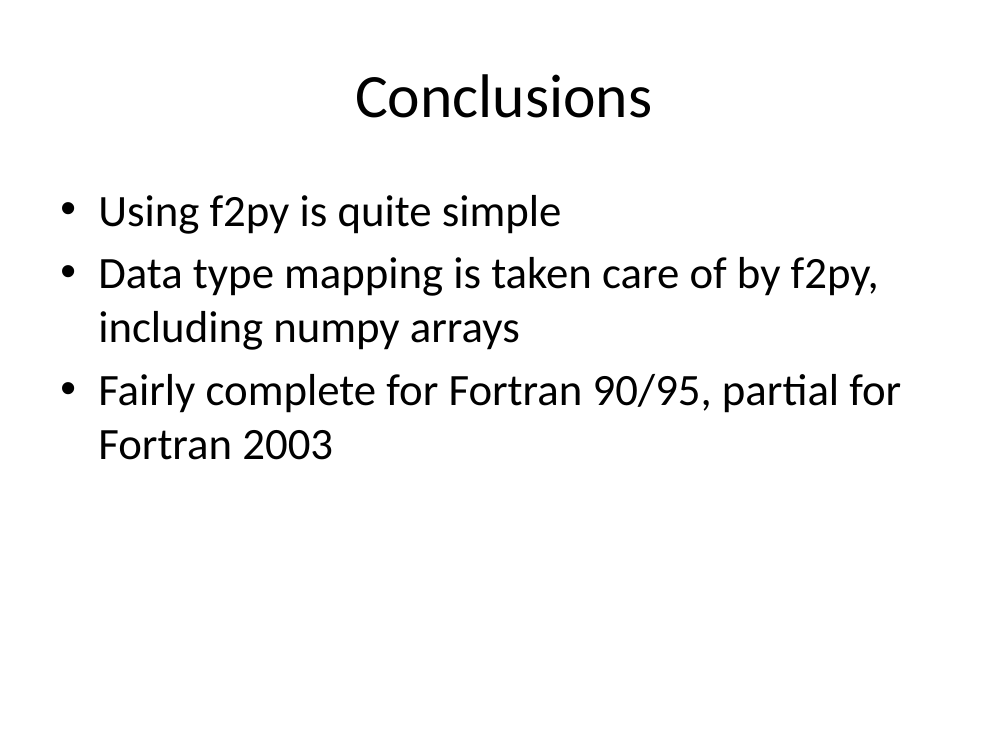
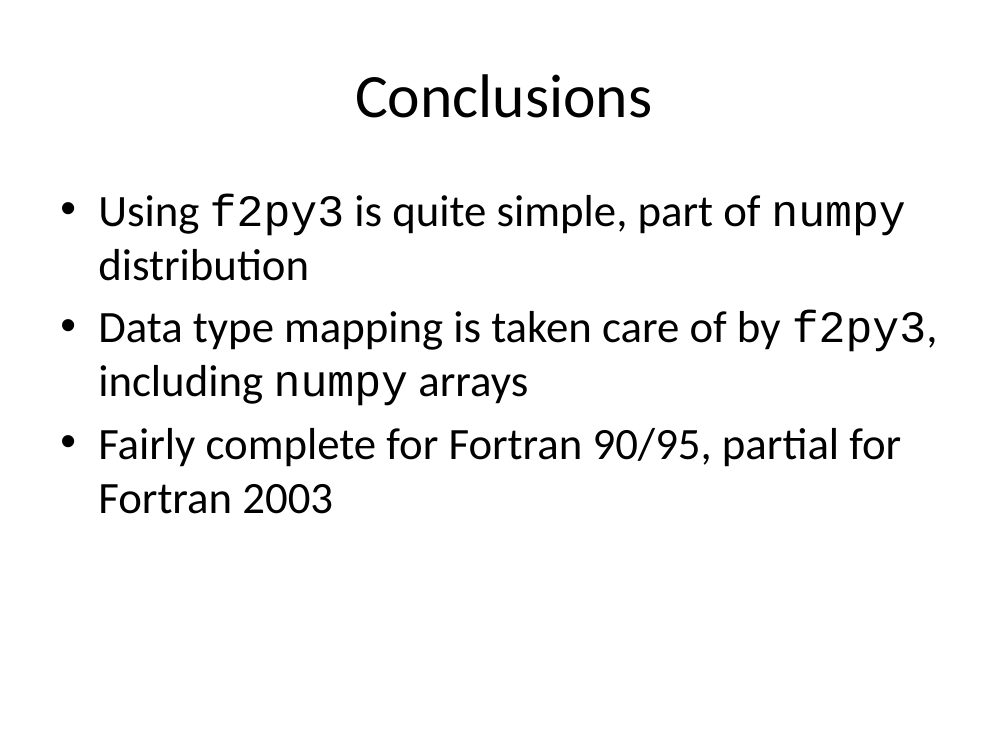
Before and after one commit to gjbex/training-material, a slide deck: slide 32 of Python/Interfacing_C_C++_Fortran/python-interfacing.pptx. Drawn at 1008x756 pixels with LibreOffice and Linux fonts; fonts in the diff are those of the drawing. Boxes give left, top, right and bottom in pixels: in the first picture for what was removed or moved away, otherwise in the second. Text is boxed around its words. In the diff, an @@ line names an element or a change of style, - is before the commit and + after.

```diff
--- a/Python/Interfacing_C_C++_Fortran/python-interfacing.pptx
+++ b/Python/Interfacing_C_C++_Fortran/python-interfacing.pptx
@@ text at [98, 194, 938, 406]: text changed @@
-• Using f2py is quite simple
-• Data type mapping is taken care of by f2py, including numpy arrays
+• Using f2py3 is quite simple, part of numpy distribution
+• Data type mapping is taken care of by f2py3, including numpy arrays
```
Also in this commit, not shown: 7 other slides changed.
